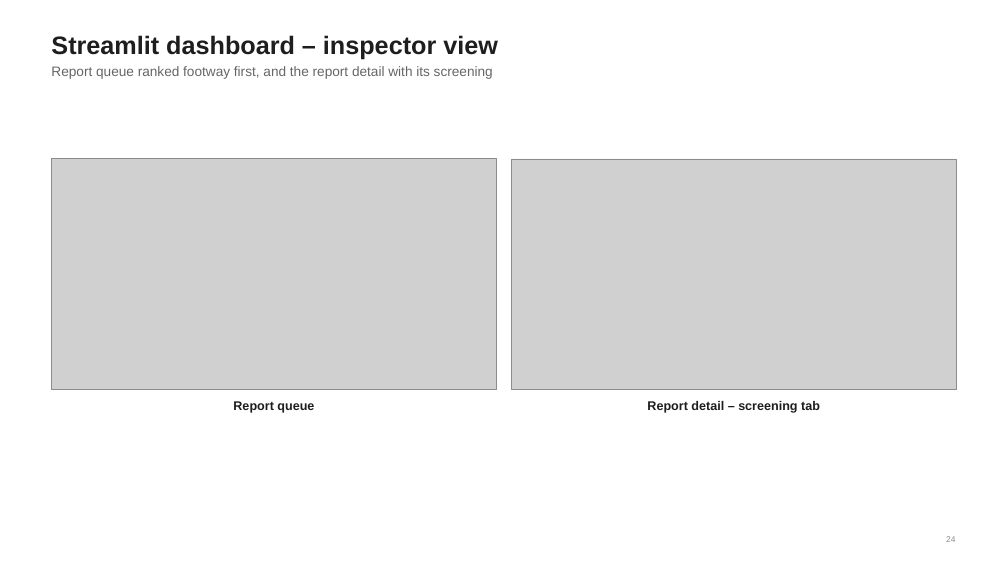
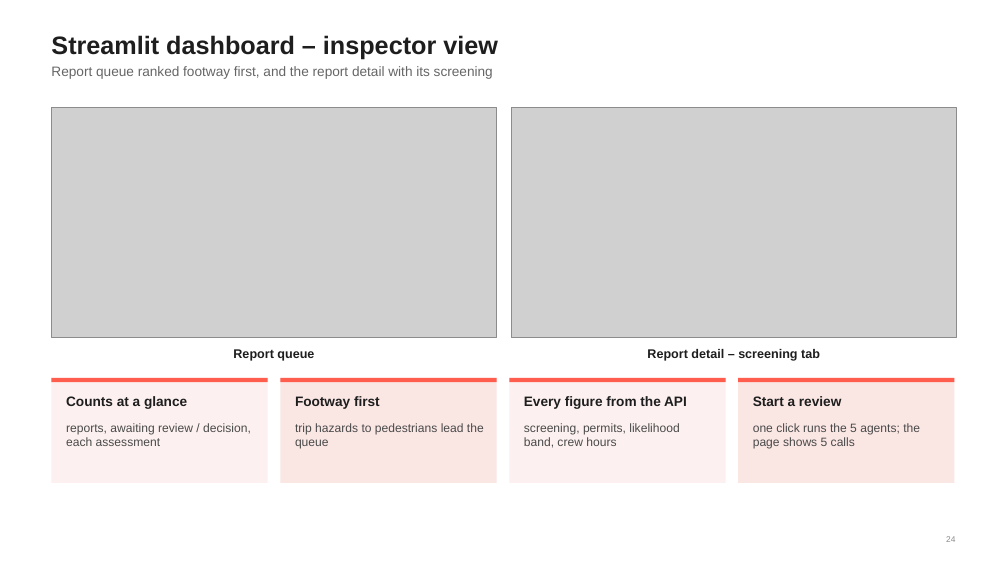
Before and after one commit to mansavigarg/StreetCare-Ai, a slide deck: slide 24 of StreetCare AI Presentation.pptx. Drawn at 1008x567 pixels with LibreOffice and Linux fonts; fonts in the diff are those of the drawing; grey boxes stand for pictures; background and template pictures are left out. Boxes give left, top, right and bottom in pixels: in the first picture for what was removed or moved away, otherwise in the second. Text is boxed around its words. In the diff, an @@ line names an element or a change of style, - is before the commit and + after.

```diff
--- a/StreetCare AI Presentation.pptx
+++ b/StreetCare AI Presentation.pptx
@@ 2 pictures, 2 texts moved together from (x1=51, y1=159, x2=957, y2=413) to (x1=51, y1=107, x2=957, y2=361) @@
@@ rectangle added at (x1=51, y1=378, x2=268, y2=483), fill #FCF1F0 @@
@@ rectangle added at (x1=51, y1=378, x2=268, y2=383), fill #FF5E4F @@
@@ rectangle added at (x1=281, y1=378, x2=497, y2=483), fill #FAE7E4 @@
@@ rectangle added at (x1=281, y1=378, x2=497, y2=383), fill #FF5E4F @@
@@ rectangle added at (x1=510, y1=378, x2=726, y2=483), fill #FCF1F0 @@
@@ rectangle added at (x1=510, y1=378, x2=726, y2=383), fill #FF5E4F @@
@@ rectangle added at (x1=738, y1=378, x2=954, y2=483), fill #FAE7E4 @@
@@ rectangle added at (x1=738, y1=378, x2=954, y2=383), fill #FF5E4F @@
@@ text added at (x1=66, y1=396, x2=187, y2=409), 13 pt, text #1E1E1E, bold @@
+Counts at a glance
@@ text added at (x1=295, y1=396, x2=380, y2=409), 13 pt, text #1E1E1E, bold @@
+Footway first
@@ text added at (x1=524, y1=396, x2=687, y2=409), 13 pt, text #1E1E1E, bold @@
+Every figure from the API
@@ text added at (x1=753, y1=396, x2=841, y2=406), 13 pt, text #1E1E1E, bold @@
+Start a review
@@ text added at (x1=66, y1=423, x2=251, y2=446), 11.5 pt, text #4A4A4A @@
+reports, awaiting review / decision, each assessment
@@ text added at (x1=295, y1=423, x2=484, y2=449), 11.5 pt, text #4A4A4A @@
+trip hazards to pedestrians lead the queue
@@ text added at (x1=524, y1=423, x2=679, y2=448), 11.5 pt, text #4A4A4A @@
+screening, permits, likelihood band, crew hours
@@ text added at (x1=753, y1=423, x2=920, y2=449), 11.5 pt, text #4A4A4A @@
+one click runs the 5 agents; the page shows 5 calls
```
Also in this commit, not shown: 5 other slides changed, 1 slide added, 1 slide removed, 7 other files.
